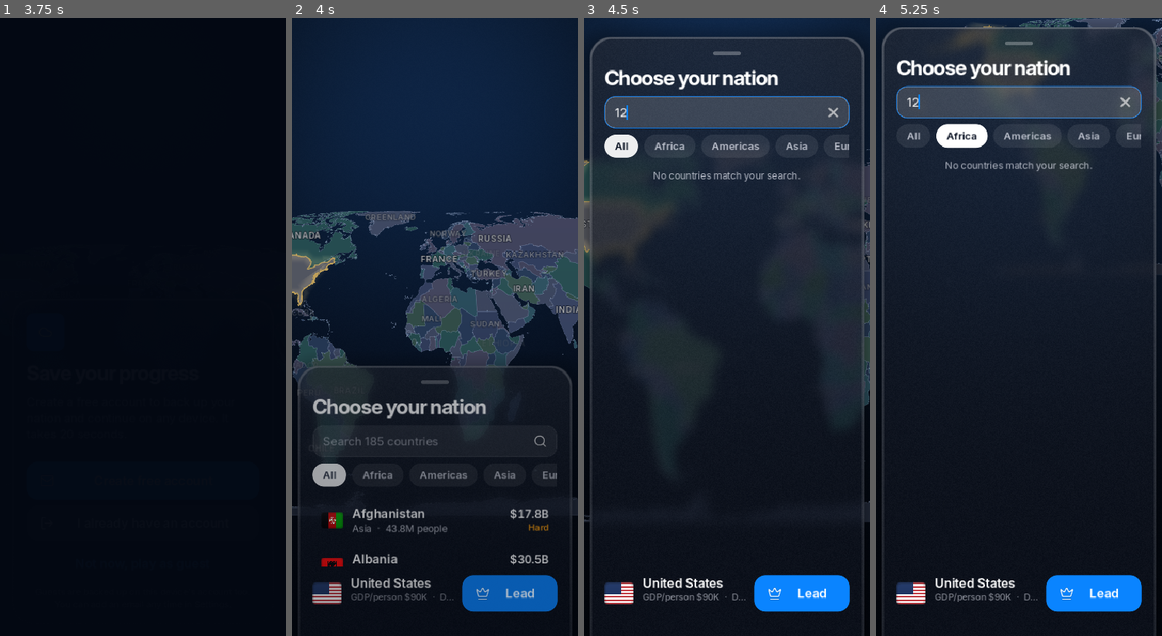
Above: before the commit, frames 1-4 (left to right).
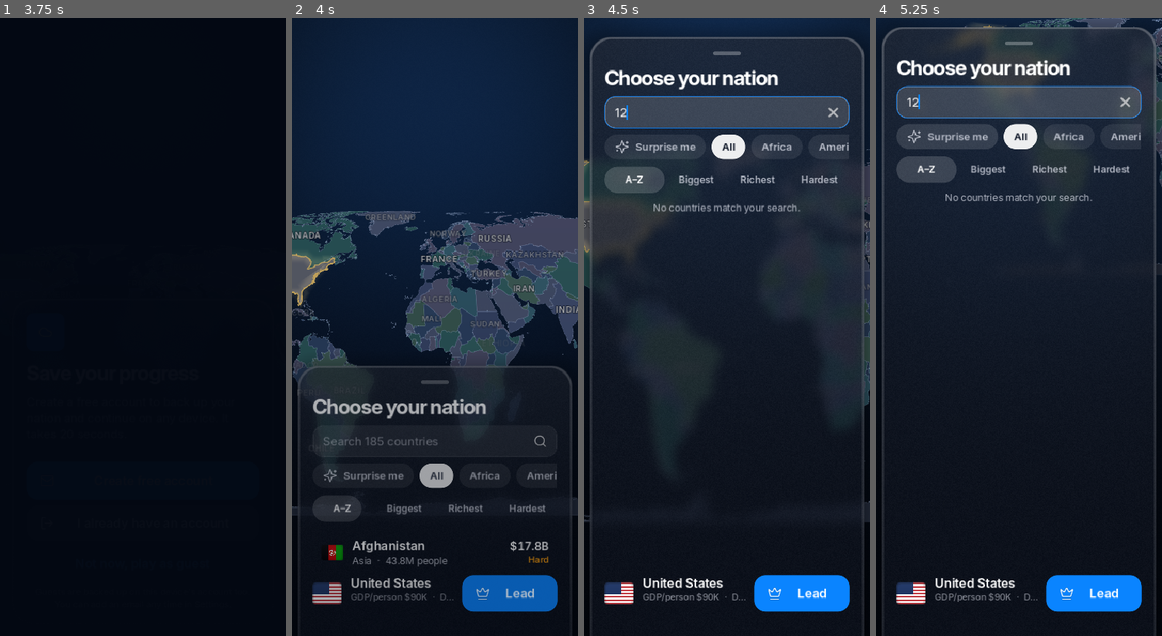
Above: after the commit, the same moments.

Repository: Arnav-Dugad/arnav-country-simulator
Game: Godot game, scene res://ui/screens/splash.tscn
Same seed, same stepped clock (60 frames per second), same inputs: the game is played once before the commit and once after it.
Inputs (mouse positions are in pixels of both pictures, inside the frame that each line leads up to):
- Up to frame 1 (3.75 s): move the mouse to (205, 296) at 0.52 s; click (205, 296) at 0.67 s; tap Enter at 1.25 s; drag from (85, 357) to (128, 450) at 1.27 s; click "Skip" at 2 s; click "Skip" at 2.75 s; click "Not now, play as guest" at 3.5 s
- Up to frame 2 (4 s): no input
- Up to frame 3 (4.5 s): click (727, 339) at 4.27 s; type "12" at 4.35 s
- Up to frame 4 (5.25 s): click (947, 135) at 5 s, where only the run after the commit has a clickable "Surprise me"

Frame 1 is identical in both runs. In frame 2, 3.4% of the frame differs, in the area x 7-93%, y 72-89%; in frame 3, 2.9%; in frame 4, 3.2%.

Commit message:
Picker: sort (A-Z / Biggest / Richest / Hardest) and Surprise me
Co-Authored-By: Claude Opus 5.5 <noreply@anthropic.com>

Diff:
--- a/ui/screens/country_picker.gd
+++ b/ui/screens/country_picker.gd
@@ -19,6 +19,7 @@
 var _sel_meta: Label
 var _lead: AppButton
 var _empty: Label
+var _sort: SegmentedControl
 
 
 func _ready() -> void:
@@ -65,11 +66,20 @@
 	var chips := HBoxContainer.new()
 	chips.add_theme_constant_override(&"separation", DS.S2)
 	chip_scroll.add_child(chips)
+	var surprise := AppButton.make("Surprise me", &"Chip", "sparkles")
+	surprise.pressed.connect(_surprise)
+	chips.add_child(surprise)
 	for g in GROUPS:
 		var c := AppButton.make(g, &"ChipSelected" if g == _group else &"Chip")
 		c.pressed.connect(_on_chip.bind(g))
 		chips.add_child(c)
 		_chips.append(c)
+	_sort = SegmentedControl.new().setup(["A–Z", "Biggest", "Richest", "Hardest"], [], 0)
+	_sort.plain = true
+	_sort.fill = true
+	_sort.size_flags_horizontal = Control.SIZE_EXPAND_FILL
+	_sort.changed.connect(_apply_sort)
+	_sheet.header.add_child(_sort)
 
 
 func _build_list() -> void:
@@ -191,6 +201,40 @@
 	_scroll.scroll_vertical = 0
 
 
+## Re-orders the list: 0 A–Z, 1 biggest economy, 2 richest per person, 3 hardest.
+func _apply_sort(mode: int) -> void:
+	var idx: Array = _rows.keys()
+	var key := func(i: int) -> float:
+		var s: Dictionary = World.stats[i]
+		match mode:
+			1:
+				return -float(s.get("gdp", 0.0))
+			2:
+				return -Economy.per_capita(s.get("gdp", 0.0), s.get("population", 1.0))
+			3:
+				return -float(Economy.difficulty(s)) * 1e9 - float(s.get("inflation", 0.0))
+		return 0.0
+	if mode == 0:
+		idx.sort_custom(func(a: int, b: int) -> bool: return World.name_of(a).naturalnocasecmp_to(World.name_of(b)) < 0)
+	else:
+		idx.sort_custom(func(a: int, b: int) -> bool: return key.call(a) < key.call(b))
+	for k in idx.size():
+		_list.move_child(_rows[idx[k]], k)
+	_list.move_child(_empty, _list.get_child_count() - 1)
+	_scroll.scroll_vertical = 0
+	Haptics.tap()
+
+
+func _surprise() -> void:
+	var visible_rows: Array = _rows.keys().filter(func(i: int) -> bool: return _rows[i].visible and i != _selected)
+	if visible_rows.is_empty():
+		return
+	var i: int = visible_rows[randi() % visible_rows.size()]
+	_select(i, true)
+	await get_tree().process_frame
+	_scroll.ensure_control_visible(_rows[i])
+
+
 func _start() -> void:
 	if _selected < 0:
 		return
